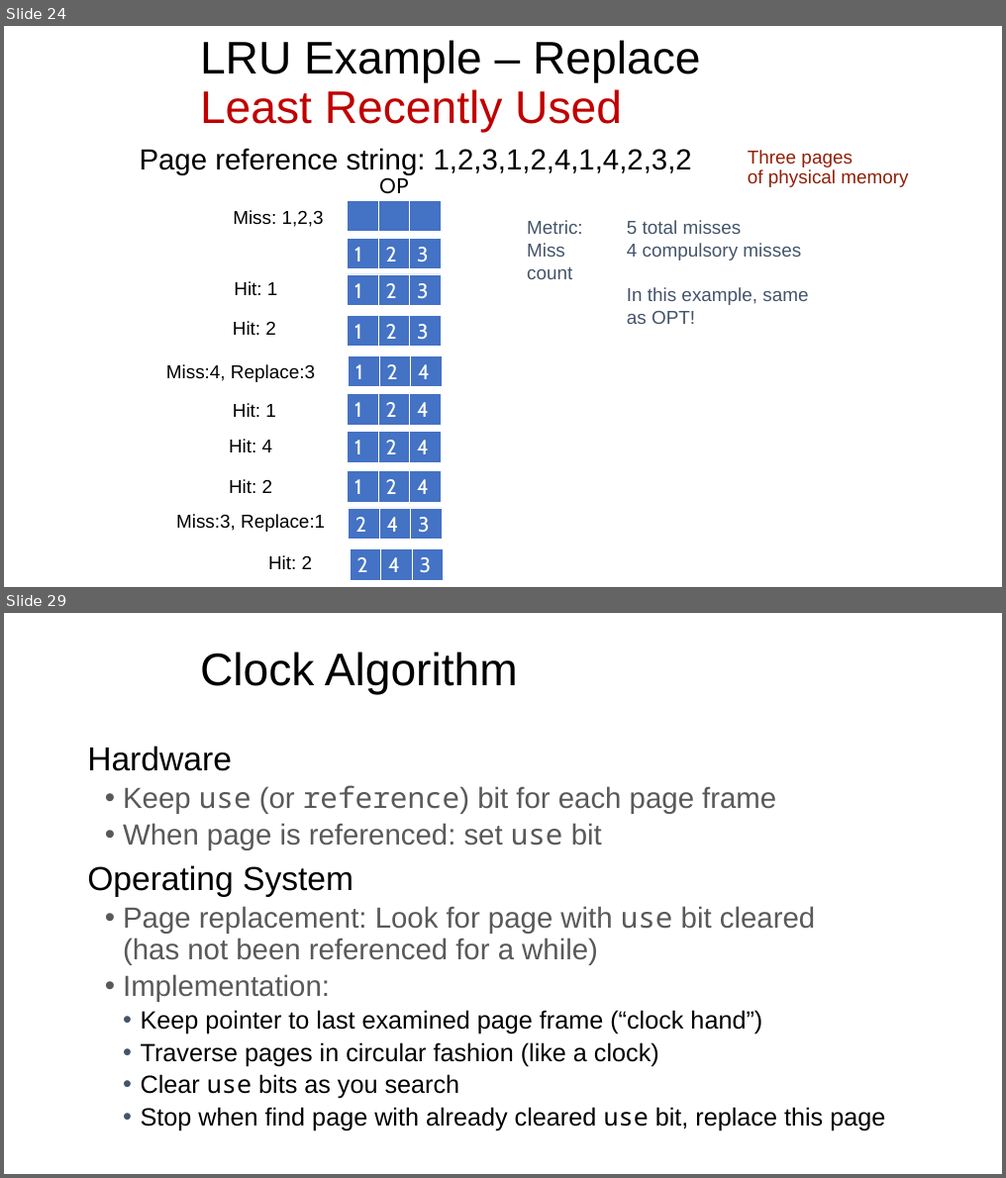
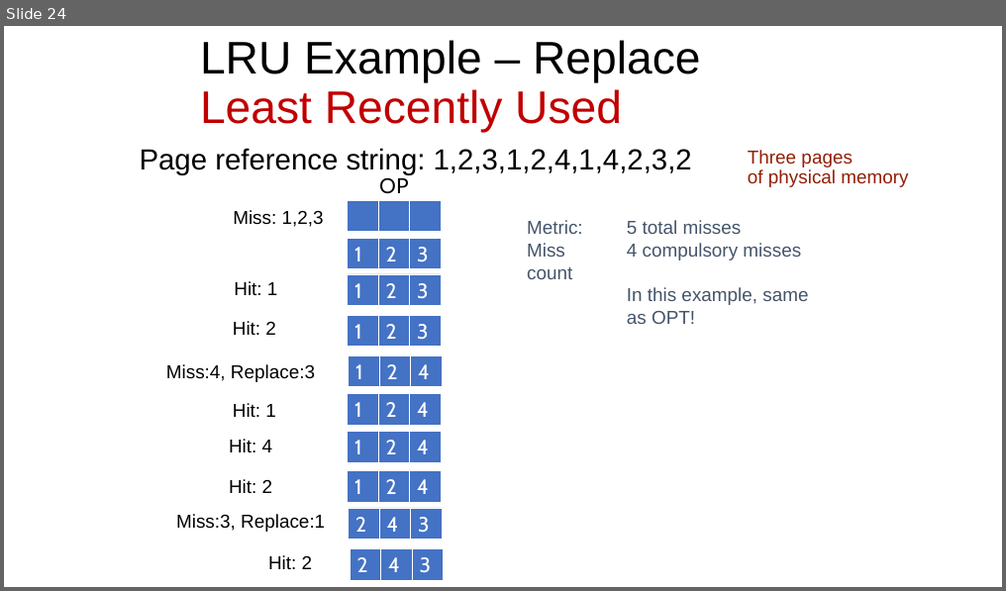
Before and after one commit to ngsrinivas/coursegen, a slide deck: ex/416-F23/staging/416-F23/lectures/08-virtual-memory.pptx. Shown one above the other, each under a label of ours: slides 24 and 29 before the commit, slide 24 after it; the slides between them are not shown. The pictures are 1006x1178 and 1006x591 pixels, drawn with LibreOffice and Linux fonts; fonts in the diff are those of the drawing. Boxes give left, top, right and bottom in pixels: in the first picture for what was removed or moved away, otherwise in the second. Text is boxed around its words. In the diff, an @@ line names an element or a change of style, - is before the commit and + after.

```diff
--- a/ex/416-F23/staging/416-F23/lectures/08-virtual-memory.pptx
+++ b/ex/416-F23/staging/416-F23/lectures/08-virtual-memory.pptx
@@ slide 29 removed at [4, 613, 1002, 1174], background #FFFFFF @@
@@ title removed at [200, 652, 518, 694] @@
-Clock Algorithm
@@ text removed at [87, 746, 885, 1131] @@
-Hardware
-  • Keep use (or reference) bit for each page frame
-  • When page is referenced: set use bit
-Operating System
-  • Page replacement: Look for page with use bit cleared
-    (has not been referenced for a while)
-  • Implementation:
-    • Keep pointer to last examined page frame (“clock hand”)
-    • Traverse pages in circular fashion (like a clock)
-    • Clear use bits as you search
-    • Stop when find page with already cleared use bit, replace this page
```
Also in this commit, not shown: 18 other slides removed, 7 other files.
